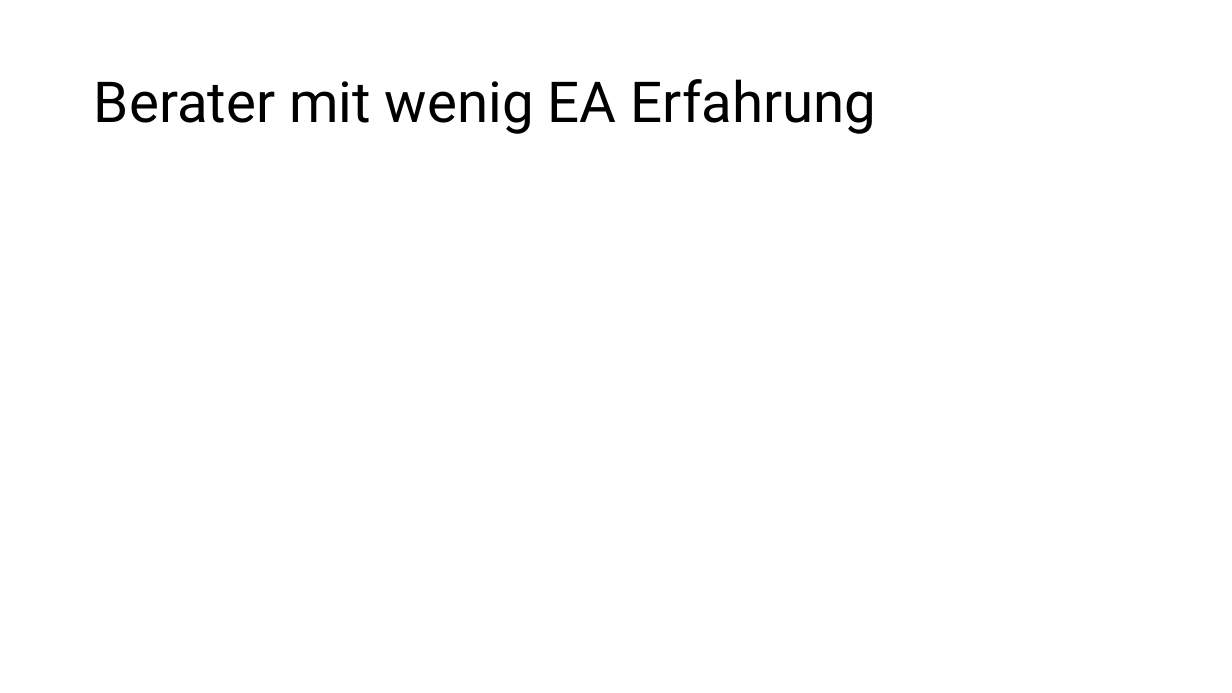
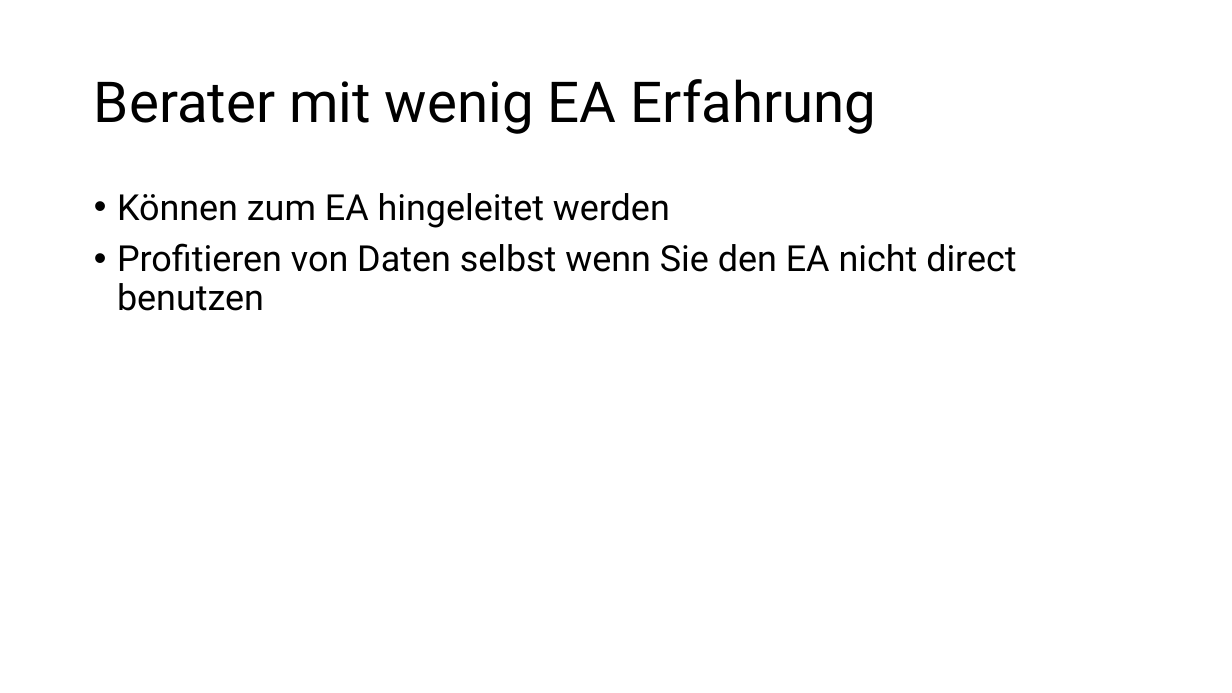
Before and after one commit to gladklo/bachelorThesis, a slide deck: slide 5 of Nico-Silas.pptx. Drawn at 1232x693 pixels with LibreOffice and Linux fonts; fonts in the diff are those of the drawing. Boxes give left, top, right and bottom in pixels: in the first picture for what was removed or moved away, otherwise in the second. Text is boxed around its words. In the diff, an @@ line names an element or a change of style, - is before the commit and + after.

```diff
--- a/Nico-Silas.pptx
+++ b/Nico-Silas.pptx
@@ text added at (117, 193, 1016, 311), 28 pt, text #000000 @@
+• Können zum EA hingeleitet werden
+• Profitieren von Daten selbst wenn Sie den EA nicht direct benutzen
```
Also in this commit, not shown: 1 other slide changed.
